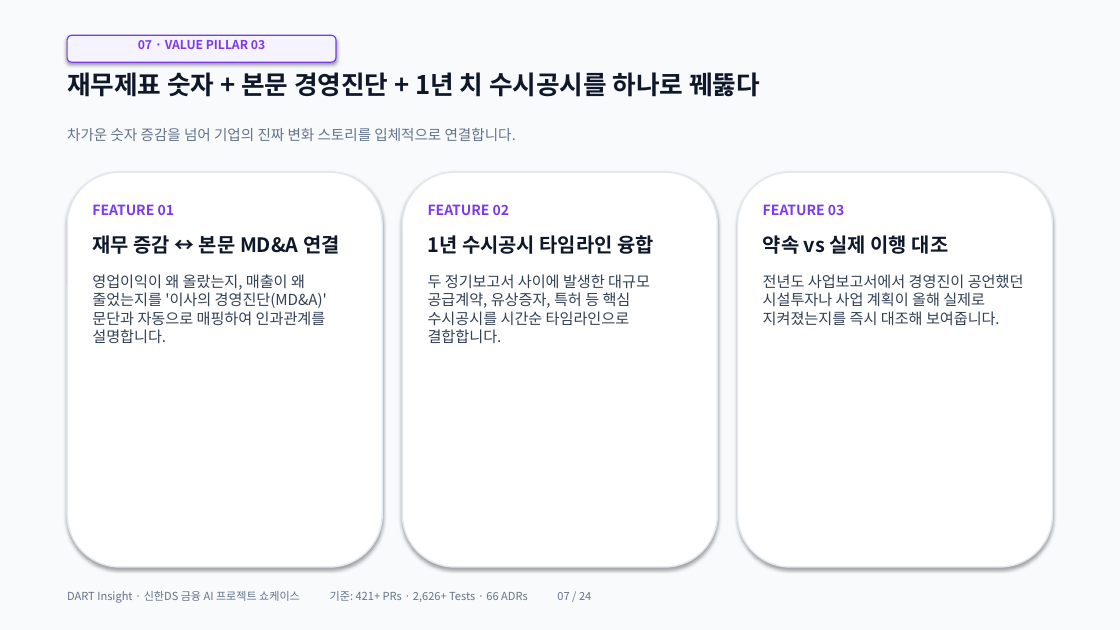
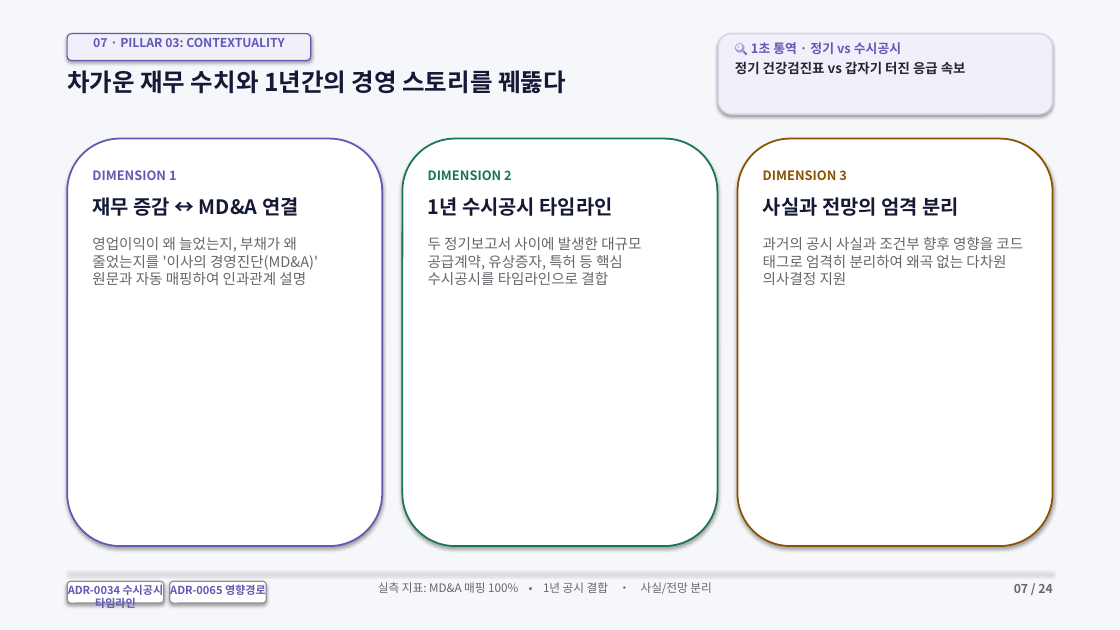
Before and after one commit to ShinhanDSProject/dart-insight, a slide deck: slide 7 of docs/DART_Insight_Presentation.pptx. Drawn at 1120x630 pixels with LibreOffice and Linux fonts; fonts in the diff are those of the drawing. Boxes give left, top, right and bottom in pixels: in the first picture for what was removed or moved away, otherwise in the second. Text is boxed around its words. In the diff, an @@ line names an element or a change of style, - is before the commit and + after.

Commit message:
feat: 4-Zone 시각 다이어그램 및 1초 용어 통역 뱃지 중심 발표 자료 시스템 고도화

```diff
--- a/docs/DART_Insight_Presentation.pptx
+++ b/docs/DART_Insight_Presentation.pptx
@@ rectangle at box(0, 0, 1120, 630): fill #F8FAFC to #F6F7FA @@
@@ rounded rectangle: place and size @@
-rounded rectangle at box(67, 35, 336, 62)
+rounded rectangle at box(67, 34, 311, 60)
@@ rounded rectangle at box(67, 34, 311, 60): fill #F5F3FF to #F0EFFA; outline #7C3AED 1 pt to #6159B5 1 pt @@
@@ text at box(93, 38, 284, 47): text changed; text colour #7C3AED to #6159B5 @@
-07 · VALUE PILLAR 03
+07 · PILLAR 03: CONTEXTUALITY
@@ rounded rectangle added at box(718, 34, 1053, 114), fill #F0EFFA, outline #D6D3E8 1.2 pt @@
@@ text added at box(735, 42, 966, 75), 11.5 pt, text #242630, bold @@
+🔍 1초 통역 · 정기 vs 수시공시
+정기 건강검진표 vs 갑자기 터진 응급 속보
@@ text at box(67, 70, 566, 94): text changed; size 22 to 21 pt; text colour #0F172A to #141936 @@
-재무제표 숫자 + 본문 경영진단 + 1년 치 수시공시를 하나로 꿰뚫다
+차가운 재무 수치와 1년간의 경영 스토리를 꿰뚫다
@@ rounded rectangle: place and size @@
-rounded rectangle at box(67, 172, 382, 567)
+rounded rectangle at box(67, 139, 382, 546)
@@ rounded rectangle at box(67, 139, 382, 546): outline #E2E8F0 1.2 pt to #6159B5 1.5 pt @@
@@ text removed at box(67, 128, 516, 141) @@
-차가운 숫자 증감을 넘어 기업의 진짜 변화 스토리를 입체적으로 연결합니다.
@@ rounded rectangle: place and size @@
-rounded rectangle at box(402, 172, 718, 567)
+rounded rectangle at box(402, 139, 718, 546)
@@ rounded rectangle at box(402, 139, 718, 546): outline #E2E8F0 1.2 pt to #187653 1.5 pt @@
@@ rounded rectangle: place and size @@
-rounded rectangle at box(738, 172, 1053, 567)
+rounded rectangle at box(738, 139, 1053, 546)
@@ rounded rectangle at box(738, 139, 1053, 546): outline #E2E8F0 1.2 pt to #8A5300 1.5 pt @@
@@ text at box(92, 170, 318, 285): text changed; size 13 to 12.5 pt; text colour #334155 to #66666E @@
-FEATURE 01
-재무 증감 ↔ 본문 MD&A 연결
-영업이익이 왜 올랐는지, 매출이 왜 줄었는지를 '이사의 경영진단(MD&A)' 문단과 자동으로 매핑하여 인과관계를 설명합니다.
+DIMENSION 1
+재무 증감 ↔ MD&A 연결
+영업이익이 왜 늘었는지, 부채가 왜 줄었는지를 '이사의 경영진단(MD&A)' 원문과 자동 매핑하여 인과관계 설명
@@ text at box(428, 170, 641, 285): text changed; size 13 to 12.5 pt; text colour #334155 to #66666E @@
-FEATURE 02
-1년 수시공시 타임라인 융합
-두 정기보고서 사이에 발생한 대규모 공급계약, 유상증자, 특허 등 핵심 수시공시를 시간순 타임라인으로 결합합니다.
+DIMENSION 2
+1년 수시공시 타임라인
+두 정기보고서 사이에 발생한 대규모 공급계약, 유상증자, 특허 등 핵심 수시공시를 타임라인으로 결합
@@ text added at box(763, 170, 1023, 285), 12.5 pt, text #66666E @@
+DIMENSION 3
+사실과 전망의 엄격 분리
+과거의 공시 사실과 조건부 향후 영향을 코드 태그로 엄격히 분리하여 왜곡 없는 다차원 의사결정 지원
@@ text removed at box(763, 204, 1024, 325) @@
-FEATURE 03
-약속 vs 실제 이행 대조
-전년도 사업보고서에서 경영진이 공언했던 시설투자나 사업 계획이 올해 실제로 지켜졌는지를 즉시 대조해 보여줍니다.
@@ text removed at box(67, 591, 591, 603) @@
-DART Insight · 신한DS 금융 AI 프로젝트 쇼케이스 기준: 421+ PRs · 2,626+ Tests · 66 ADRs 07 / 24
@@ rectangle added at box(67, 571, 1053, 573), fill #E4E6EB @@
@@ rounded rectangle added at box(67, 581, 164, 603), fill #FFFFFF, outline #8E8F99 1 pt @@
@@ text added at box(68, 582, 164, 608), 9.5 pt, text #6159B5, bold @@
+ADR-0034 수시공시 타임라인
@@ rounded rectangle added at box(170, 581, 266, 603), fill #FFFFFF, outline #8E8F99 1 pt @@
@@ text added at box(170, 582, 266, 595), 9.5 pt, text #6159B5, bold @@
+ADR-0065 영향경로
@@ text added at box(378, 582, 711, 594), 10 pt, text #66666E @@
+실측 지표: MD&A 매핑 100% • 1년 공시 결합 • 사실/전망 분리
@@ text added at box(1014, 584, 1052, 593), 10.5 pt, text #66666E, bold @@
+07 / 24
```
Also in this commit, not shown: 16 other slides changed, 7 slides added, 7 slides removed, 4 other files.
